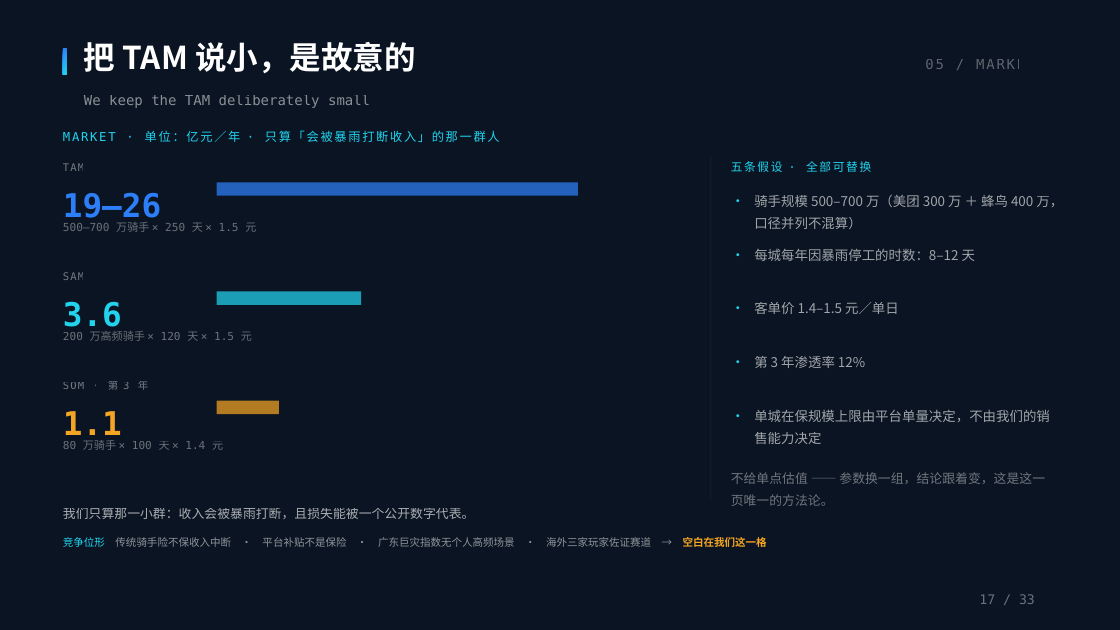
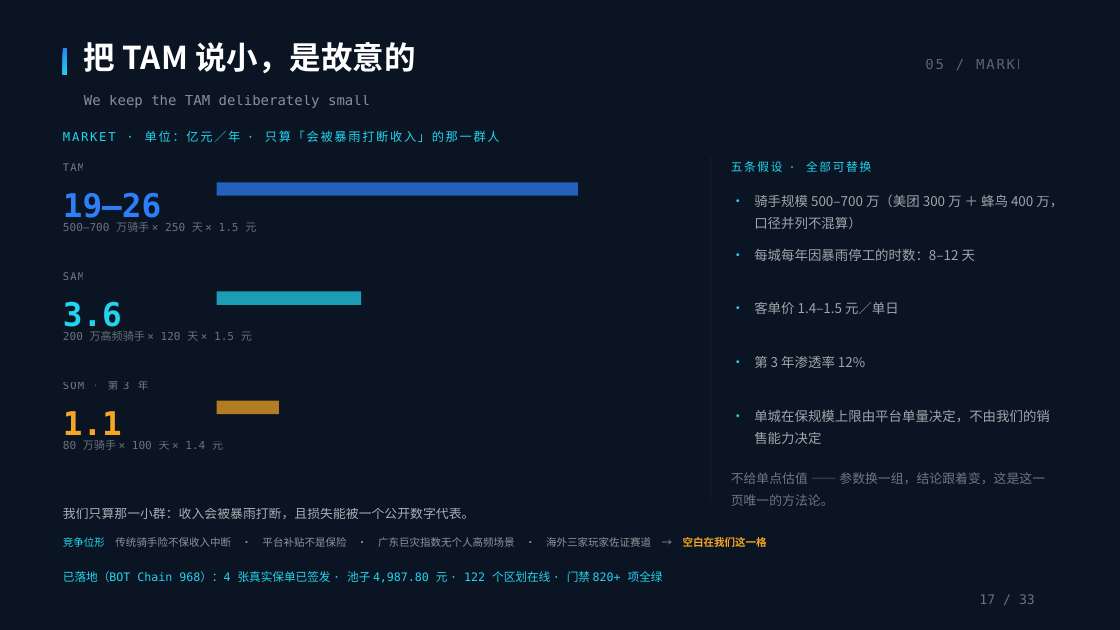
Before and after one commit to BruceLeezh/rainproof-pro, a slide deck: slide 17 of 01-参赛材料/交付物/PPT/雨证-路演PPT-答辩版-2026-10-28.pptx. Drawn at 1120x630 pixels with LibreOffice and Linux fonts; fonts in the diff are those of the drawing. Boxes give left, top, right and bottom in pixels: in the first picture for what was removed or moved away, otherwise in the second. Text is boxed around its words. In the diff, an @@ line names an element or a change of style, - is before the commit and + after.

Commit message:
feat(deck): 按官方评分表补两处扣分点，讲解方案加评分映射
为什么：官方 08/12 页给出的五项权重里，可行性缺「已落地」证据、专业深度缺
可引用的监管条文，两处在正文里都只能靠嘴说。
- S17 末行新增：已落地（BOT Chain 968）——4 张真实保单 · 池子 4,987.80 元 ·
  122 个区划在线 · 门禁 820+ 项全绿（把「可落地」从推演变成事实）。
- S24 末行新增法规依据：《保险法》第六条 · 国发〔2014〕29 号 ·
  《气象信息服务管理办法》（气象局令第 27 号）第七条。
- 讲解方案新增第五节「对着评分表讲」：五项权重 → 页 → 现场原话，
  并明确「团队构成与协作 15%」里含超时，卡表即得分。
- PDF 与断网包同步重生成。

```diff
--- a/01-参赛材料/交付物/PPT/雨证-路演PPT-答辩版-2026-10-28.pptx
+++ b/01-参赛材料/交付物/PPT/雨证-路演PPT-答辩版-2026-10-28.pptx
@@ text added at (x1=63, y1=571, x2=663, y2=583), 10 pt, text #22D3EE @@
+已落地（BOT Chain 968）：4 张真实保单已签发 · 池子 4,987.80 元 · 122 个区划在线 · 门禁 820+ 项全绿
```
Also in this commit, not shown: 1 other slide changed, 6 other files.
